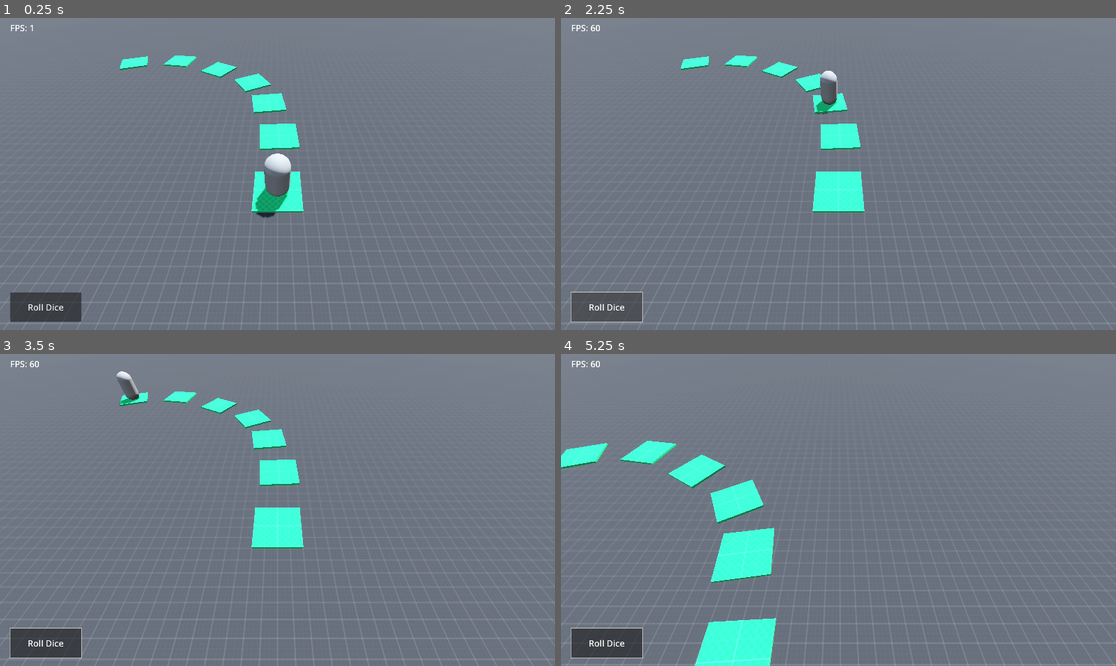
Above: before the commit, frames 1-4 (two rows, left to right).
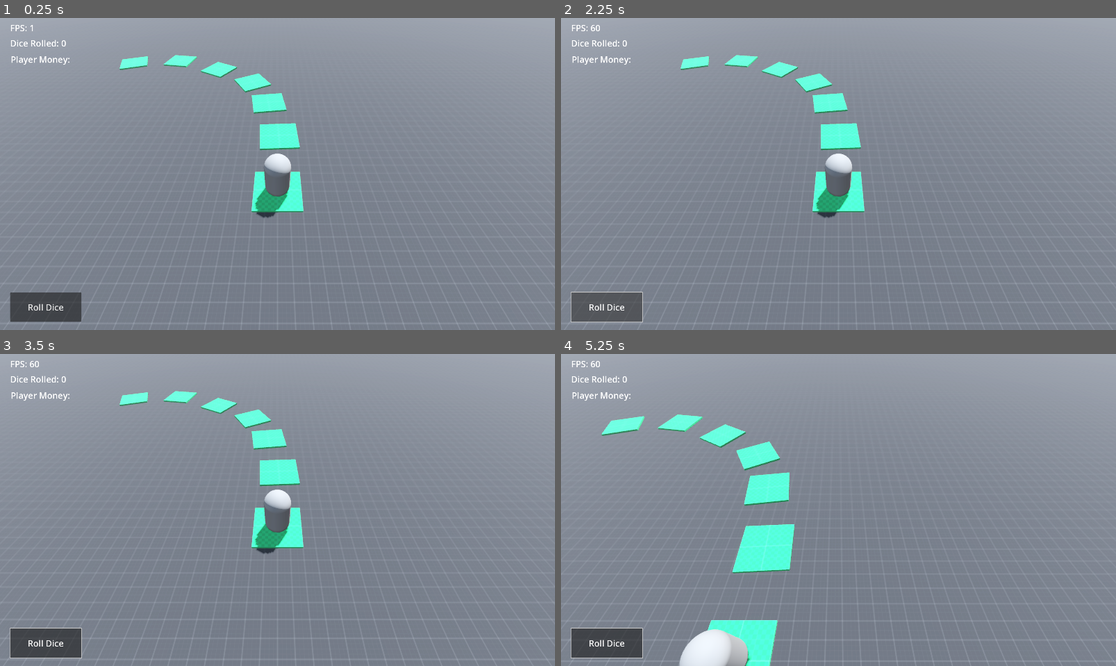
Above: after the commit, the same moments.

Repository: ermaolaoye/rich-godot
Game: Godot game, scene res://scenes/test_scenes/test_scene.tscn
Same seed, same stepped clock (60 frames per second), same inputs: the game is played once before the commit and once after it.
Inputs (mouse positions are in pixels of both pictures, inside the frame that each line leads up to):
- Up to frame 1 (0.25 s): no input
- Up to frame 2 (2.25 s): click "Roll Dice" at 0.5 s; click "Roll Dice" at 1.25 s; click "Roll Dice" at 2 s
- Up to frame 3 (3.5 s): move the mouse to (399, 494) at 2.77 s; press the mouse at (399, 494) at 2.78 s
- Up to frame 4 (5.25 s): tap Enter at 3.5 s; move the mouse to (727, 525) at 3.52 s; release the mouse at (727, 525) at 3.53 s; click (727, 525) at 3.6 s; tap Space (CameraReset) at 4.25 s; move the mouse to (894, 441) at 4.27 s; press the mouse at (894, 441) at 4.28 s; move the mouse to (810, 572) at 5.02 s; release the mouse at (810, 572) at 5.03 s; click (810, 572) at 5.1 s

The runs differ from the first frame. In frame 1, 23% of the frame differs, in the area x 0-100%, y 0-63%; in frame 2, 24%; in frame 3, 24%; in frame 4, 35%, in the area x 0-100%, y 0-100%.
Error after the commit: Trying to assign value of type 'AnimatableBody3D' to a variable of type 'RichPlayer.gd'. (res://scripts/ui/RollButton.gd:10)

Commit message:
Updated Some Class

Diff:
--- a/Estate.gd
+++ /dev/null
@@ -1,15 +0,0 @@
-class_name Estate
-
-extends Node
-
-var estate_id: int
-var estate_level: int
-
-var base_price: int
-# Called when the node enters the scene tree for the first time.
-func _ready():
-	pass # Replace with function body.
-
-# Called every frame. 'delta' is the elapsed time since the previous frame.
-func _process(delta):
-	pass
--- a/project.godot
+++ b/project.godot
@@ -44,3 +44,8 @@
 "events": [Object(InputEventKey,"resource_local_to_scene":false,"resource_name":"","device":0,"window_id":0,"alt_pressed":false,"shift_pressed":false,"ctrl_pressed":false,"meta_pressed":false,"pressed":false,"keycode":0,"physical_keycode":32,"key_label":0,"unicode":0,"echo":false,"script":null)
 ]
 }
+
+[rendering]
+
+anti_aliasing/quality/msaa_3d=2
+anti_aliasing/quality/screen_space_aa=1
--- a/scenes/character.tscn
+++ b/scenes/character.tscn
@@ -1,10 +1,13 @@
-[gd_scene load_steps=3 format=3 uid="uid://ktv2bknvm55i"]
+[gd_scene load_steps=4 format=3 uid="uid://ktv2bknvm55i"]
+
+[ext_resource type="Script" path="res://scripts/RichPlayer.gd" id="1_qiuyh"]
 
 [sub_resource type="CapsuleMesh" id="CapsuleMesh_pia32"]
 
 [sub_resource type="CapsuleShape3D" id="CapsuleShape3D_ilbx7"]
 
 [node name="Character" type="AnimatableBody3D"]
+script = ExtResource("1_qiuyh")
 
 [node name="Mesh" type="MeshInstance3D" parent="."]
 transform = Transform3D(1, 0, 0, 0, 1, 0, 0, 0, 1, 2.08165e-12, 1, 2.08165e-12)
--- a/scenes/test_scenes/test_scene.tscn
+++ b/scenes/test_scenes/test_scene.tscn
@@ -1,10 +1,9 @@
-[gd_scene load_steps=14 format=3 uid="uid://c8kilcbp3x4l1"]
+[gd_scene load_steps=13 format=3 uid="uid://c8kilcbp3x4l1"]
 
 [ext_resource type="Texture2D" uid="uid://c724bvaktfafq" path="res://addons/kenney_prototype_textures/dark/texture_01.png" id="1_xsrk0"]
 [ext_resource type="PackedScene" uid="uid://ktv2bknvm55i" path="res://scenes/character.tscn" id="2_8ttki"]
-[ext_resource type="Script" path="res://scripts/RichPlayer.gd" id="3_4yc74"]
 [ext_resource type="PackedScene" uid="uid://dq8lln3q63d4f" path="res://scenes/map_tile.tscn" id="3_lo5yq"]
-[ext_resource type="Script" path="res://scripts/MapTile.gd" id="4_4d8gx"]
+[ext_resource type="Script" path="res://scripts/map_tiles/MapTile.gd" id="4_4d8gx"]
 [ext_resource type="Script" path="res://scripts/SceneCamera.gd" id="4_ii5c4"]
 [ext_resource type="Script" path="res://scripts/debug/FPS.gd" id="5_52t6y"]
 [ext_resource type="Script" path="res://scripts/ui/RollButton.gd" id="7_qsf0p"]
@@ -25,6 +24,8 @@
 ssil_enabled = true
 sdfgi_enabled = true
 glow_enabled = true
+fog_enabled = true
+fog_density = 0.005
 
 [sub_resource type="StandardMaterial3D" id="StandardMaterial3D_0f1pm"]
 albedo_texture = ExtResource("1_xsrk0")
@@ -45,52 +46,47 @@
 [node name="Floor" type="MeshInstance3D" parent="."]
 material_override = SubResource("StandardMaterial3D_0f1pm")
 mesh = SubResource("PlaneMesh_ryey5")
+metadata/_edit_lock_ = true
 
-[node name="Character" parent="." instance=ExtResource("2_8ttki")]
-script = ExtResource("3_4yc74")
+[node name="Character" parent="." node_paths=PackedStringArray("debug_label_player_money") instance=ExtResource("2_8ttki")]
+sync_to_physics = false
+debug_label_player_money = NodePath("../DebugUI/PlayerMoney")
 
 [node name="MapTiles" type="Node3D" parent="."]
 
-[node name="MapTile" parent="MapTiles" node_paths=PackedStringArray("previous_tile", "next_tile") instance=ExtResource("3_lo5yq")]
+[node name="MapTile" parent="MapTiles" node_paths=PackedStringArray("next_tile") instance=ExtResource("3_lo5yq")]
 script = ExtResource("4_4d8gx")
-previous_tile = NodePath("../MapTile7")
-next_tile = NodePath("../MapTile2")
+next_tile = [NodePath("../MapTile2")]
 
-[node name="MapTile2" parent="MapTiles" node_paths=PackedStringArray("previous_tile", "next_tile") instance=ExtResource("3_lo5yq")]
+[node name="MapTile2" parent="MapTiles" node_paths=PackedStringArray("next_tile") instance=ExtResource("3_lo5yq")]
 transform = Transform3D(0.99867, 0, 0.0515516, 0, 1, 0, -0.0515516, 0, 0.99867, 0.0682399, -9.53674e-07, -3.57803)
 script = ExtResource("4_4d8gx")
-previous_tile = NodePath("../MapTile")
-next_tile = NodePath("../MapTile3")
+next_tile = [NodePath("../MapTile3")]
 
-[node name="MapTile3" parent="MapTiles" node_paths=PackedStringArray("previous_tile", "next_tile") instance=ExtResource("3_lo5yq")]
+[node name="MapTile3" parent="MapTiles" node_paths=PackedStringArray("next_tile") instance=ExtResource("3_lo5yq")]
 transform = Transform3D(0.990256, 0, 0.13926, 0, 1, 0, -0.13926, 0, 0.990256, -0.581219, 0, -6.88219)
 script = ExtResource("4_4d8gx")
-previous_tile = NodePath("../MapTile2")
-next_tile = NodePath("../MapTile4")
+next_tile = [NodePath("../MapTile4")]
 
-[node name="MapTile4" parent="MapTiles" node_paths=PackedStringArray("previous_tile", "next_tile") instance=ExtResource("3_lo5yq")]
+[node name="MapTile4" parent="MapTiles" node_paths=PackedStringArray("next_tile") instance=ExtResource("3_lo5yq")]
 transform = Transform3D(0.869374, 0, 0.494154, 0, 1, 0, -0.494154, 0, 0.869374, -1.82161, 9.53674e-07, -9.66253)
 script = ExtResource("4_4d8gx")
-previous_tile = NodePath("../MapTile3")
-next_tile = NodePath("../MapTile5")
+next_tile = [NodePath("../MapTile5")]
 
-[node name="MapTile5" parent="MapTiles" node_paths=PackedStringArray("previous_tile", "next_tile") instance=ExtResource("3_lo5yq")]
+[node name="MapTile5" parent="MapTiles" node_paths=PackedStringArray("next_tile") instance=ExtResource("3_lo5yq")]
 transform = Transform3D(0.511623, 0, 0.85921, 0, 1, 0, -0.85921, 0, 0.511623, -4.64885, 1.90735e-06, -11.8493)
 script = ExtResource("4_4d8gx")
-previous_tile = NodePath("../MapTile4")
-next_tile = NodePath("../MapTile6")
+next_tile = [NodePath("../MapTile6")]
 
-[node name="MapTile6" parent="MapTiles" node_paths=PackedStringArray("previous_tile", "next_tile") instance=ExtResource("3_lo5yq")]
+[node name="MapTile6" parent="MapTiles" node_paths=PackedStringArray("next_tile") instance=ExtResource("3_lo5yq")]
 transform = Transform3D(0.170519, 0, 0.985354, 0, 1, 0, -0.985354, 0, 0.170519, -8.24627, 1.90735e-06, -13.5481)
 script = ExtResource("4_4d8gx")
-previous_tile = NodePath("../MapTile5")
-next_tile = NodePath("../MapTile7")
+next_tile = [NodePath("../MapTile7")]
 
-[node name="MapTile7" parent="MapTiles" node_paths=PackedStringArray("previous_tile", "next_tile") instance=ExtResource("3_lo5yq")]
+[node name="MapTile7" parent="MapTiles" node_paths=PackedStringArray("next_tile") instance=ExtResource("3_lo5yq")]
 transform = Transform3D(-0.351956, 0, 0.936017, 0, 1, 0, -0.936017, 0, -0.351956, -11.9963, 3.8147e-06, -13.1539)
 script = ExtResource("4_4d8gx")
-previous_tile = NodePath("../MapTile6")
-next_tile = NodePath("../MapTile")
+next_tile = [NodePath("../MapTile")]
 
 [node name="MainCamera" type="Camera3D" parent="."]
 transform = Transform3D(1, 0, 0, 0, 0.648107, 0.76155, 0, -0.76155, 0.648107, 2.08165e-12, 7, 5)
@@ -104,7 +100,7 @@
 anchor_bottom = 1.0
 grow_vertical = 0
 
-[node name="RollButton" type="Button" parent="PlayerUI"]
+[node name="RollButton" type="Button" parent="PlayerUI" node_paths=PackedStringArray("debug_label")]
 layout_mode = 1
 anchors_preset = 2
 anchor_top = 1.0
@@ -117,12 +113,30 @@
 theme_override_font_sizes/font_size = 30
 text = "Roll Dice"
 script = ExtResource("7_qsf0p")
+debug_label = NodePath("../../DebugUI/DiceRolled")
 
 [node name="DebugUI" type="Control" parent="."]
 layout_mode = 3
 anchors_preset = 0
 offset_right = 40.0
 offset_bottom = 40.0
+
+[node name="DiceRolled" type="Label" parent="DebugUI"]
+layout_mode = 0
+offset_left = 35.0
+offset_top = 66.0
+offset_right = 385.0
+offset_bottom = 119.0
+theme_override_font_sizes/font_size = 30
+text = "Dice Rolled: 0"
+
+[node name="PlayerMoney" type="Label" parent="DebugUI"]
+offset_left = 37.0
+offset_top = 122.0
+offset_right = 387.0
+offset_bottom = 175.0
+theme_override_font_sizes/font_size = 30
+text = "Player Money:"
 
 [node name="FPS" type="Label" parent="DebugUI"]
 layout_mode = 0
--- /dev/null
+++ b/scripts/GameMode.gd
@@ -0,0 +1,9 @@
+class_name GameMode
+extends Node
+
+# Called when the node enters the scene tree for the first time.
+func _ready():
+	pass # Replace with function body.
+
+func generate_player(spawn_tile: MapTile, player: RichPlayer):
+	pass
--- a/scripts/MapTile.gd
+++ /dev/null
@@ -1,16 +0,0 @@
-class_name MapTile
-
-extends Node3D
-
-@export var id: int;
-
-@export var previous_tile: MapTile;
-@export var next_tile: MapTile;
-
-enum TileType {
-	Property,
-	Portal
-}
-
-func get_next_tile():
-	return next_tile;
--- a/scripts/RichPlayer.gd
+++ b/scripts/RichPlayer.gd
@@ -1,11 +1,16 @@
-class_name RichCharacter
+class_name RichPlayer
 
 extends AnimatableBody3D
 
+var player_name: String
+
+@export var start_tile: MapTile
 var current_tile: MapTile
 var player_dice: Dice = Dice.new()
 var player_money: int = 0
-var player_estates: Estate # id of the estates player currently owned
+var player_estates: Array[Estate]
+
+@export var debug_label: Label
 
 # Called when the node enters the scene tree for the first time.
 func _ready():
@@ -13,7 +18,7 @@
 	pass # Replace with function body.
 
 
-func move(step):
+func move(step: int):
 	while(step > 0):
 		var next_tile = current_tile.get_next_tile()
 		if next_tile == null:
@@ -23,3 +28,26 @@
 		current_tile = next_tile
 		step -= 1
 		await get_tree().create_timer(0.1).timeout # Delay 1s
+
+func debug_update_player_money():
+	debug_label.text = "Player Money: " + str(player_money)
+
+func player_money_add(amount: int):
+	player_money += amount
+	debug_update_player_money()
+
+func player_money_subtract(amount: int):
+	player_money -= amount
+	debug_update_player_money()
+
+func player_money_set(amount: int):
+	player_money = amount
+	debug_update_player_money()
+
+func _init(player_name: String, player_money: int, start_tile: MapTile):
+	self.player_name = player_name
+	self.player_money = player_money
+	self.start_tile = start_tile
+	self.current_tile = start_tile
+	self.position = start_tile.position
+	debug_update_player_money()
--- /dev/null
+++ b/scripts/map_tiles/Estate.gd
@@ -0,0 +1,23 @@
+class_name Estate
+
+extends MapTile
+
+var estate_level: int
+var base_price: int
+
+var owned_by: RichPlayer
+
+func purchase():
+	pass
+
+func upgrade(level):
+	pass
+
+func downgrade(level):
+	pass
+
+func destroy():
+	pass
+
+func changeOwnership(player: RichPlayer):
+	pass
--- /dev/null
+++ b/scripts/map_tiles/MapTile.gd
@@ -0,0 +1,18 @@
+class_name MapTile
+
+extends Node3D
+
+@export var id: int
+@export var tile_name: String
+
+@export var next_tile: Array[MapTile]
+
+func get_next_tile():
+	if next_tile.size() == 0:
+		# TODO: No Next Tiles
+		pass # No next tile
+	elif next_tile.size() == 1:
+		return next_tile[0]
+	else:
+		# TODO: Multiple Next Tiles
+		pass
--- a/scripts/ui/RollButton.gd
+++ b/scripts/ui/RollButton.gd
@@ -1,8 +1,10 @@
 extends Button
 
 var rng = RandomNumberGenerator.new()
-var current_player: RichCharacter
+var current_player: RichPlayer
 var current_camera: RichCamera
+
+@export var debug_label: Label
 
 func _ready():
 	current_player = $"../../Character" # For Test Scene Debug
@@ -10,6 +12,11 @@
 
 func _pressed():
 	var dice_index = rng.randi_range(0, current_player.player_dice.dice_rolls.size() - 1)
-	print(current_player.player_dice.dice_rolls[dice_index])
-	current_player.move(current_player.player_dice.dice_rolls[dice_index])
+	var dice_rolled = current_player.player_dice.dice_rolls[dice_index]
+	current_player.move(dice_rolled)
+	if debug_label != null:
+		debug_update_dice_rolled(dice_rolled)
 	pass
+
+func debug_update_dice_rolled(dice_rolled):
+	debug_label.text = "Dice Rolled: %s" % dice_rolled
Empty file added: scripts/GameMode_Test.gd
